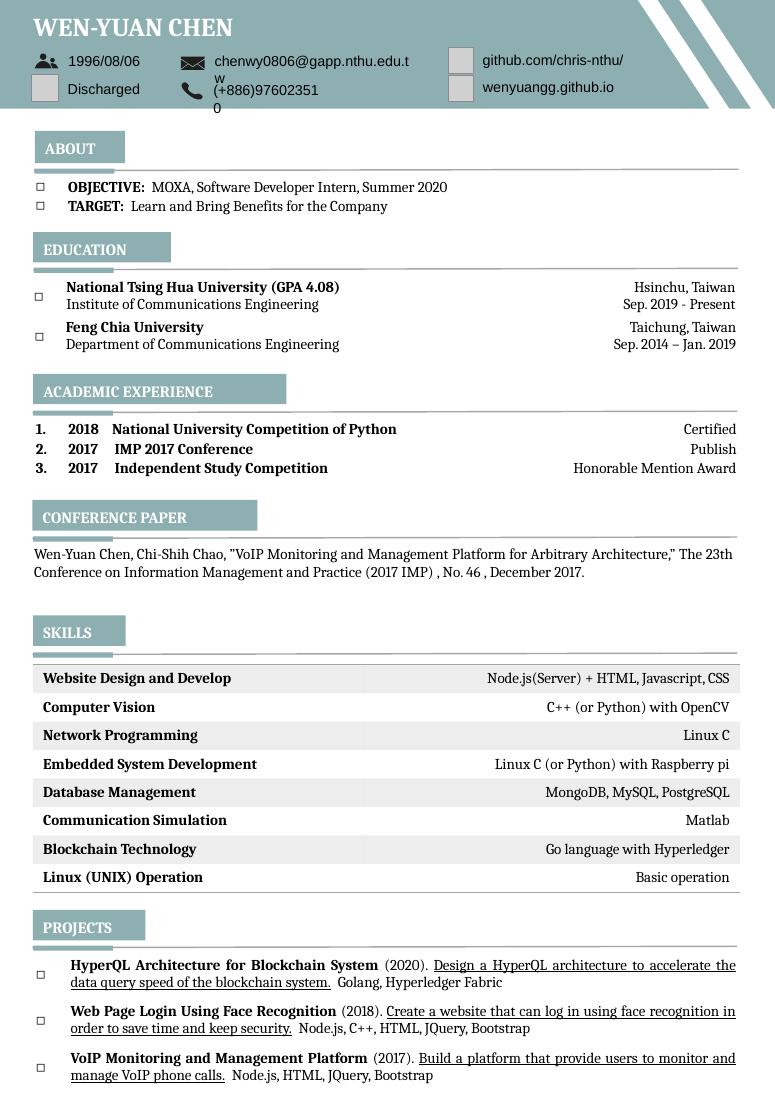
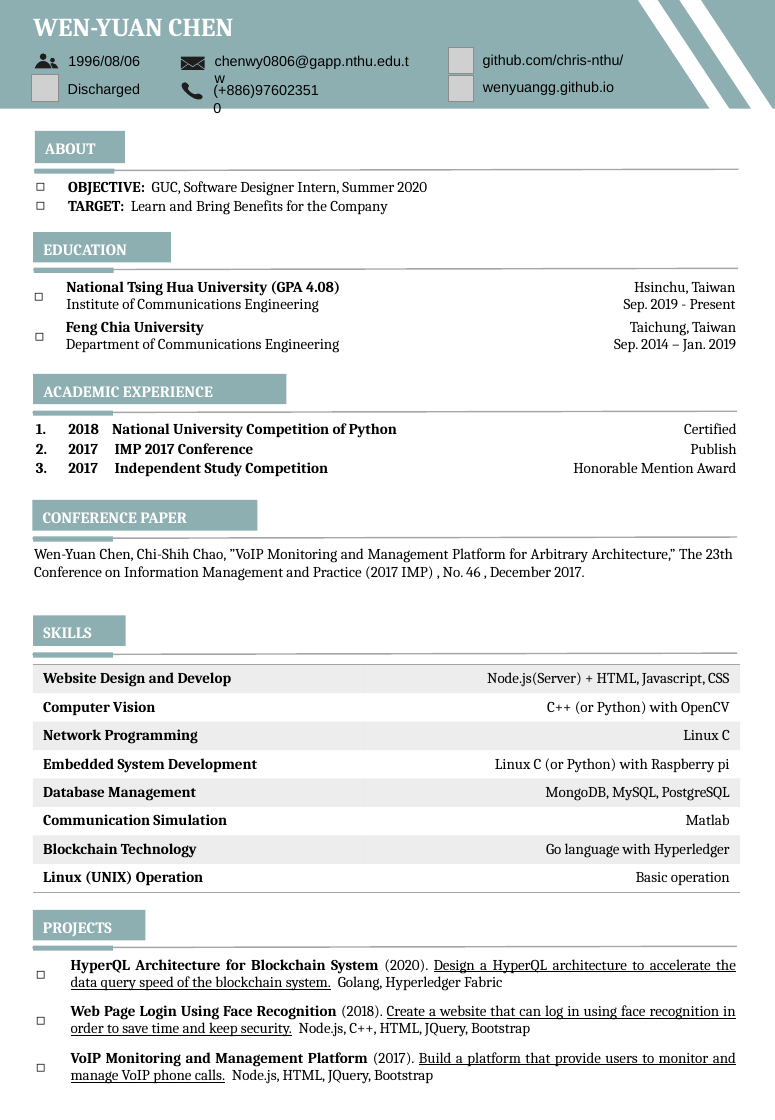
Before and after one commit to chris-nthu/nodejs-pwa, a slide deck: slide 1 of File/Resume_v3(ENG).pptx. Drawn at 775x1120 pixels with LibreOffice and Linux fonts; fonts in the diff are those of the drawing; grey boxes stand for pictures. Boxes give left, top, right and bottom in pixels: in the first picture for what was removed or moved away, otherwise in the second. Text is boxed around its words. In the diff, an @@ line names an element or a change of style, - is before the commit and + after.

```diff
--- a/File/Resume_v3(ENG).pptx
+++ b/File/Resume_v3(ENG).pptx
@@ text at (68, 181, 427, 196): text changed @@
-◻ OBJECTIVE: MOXA, Software Developer Intern, Summer 2020
+◻ OBJECTIVE: GUC, Software Designer Intern, Summer 2020
```
Also in this commit, not shown: 5 other files.
